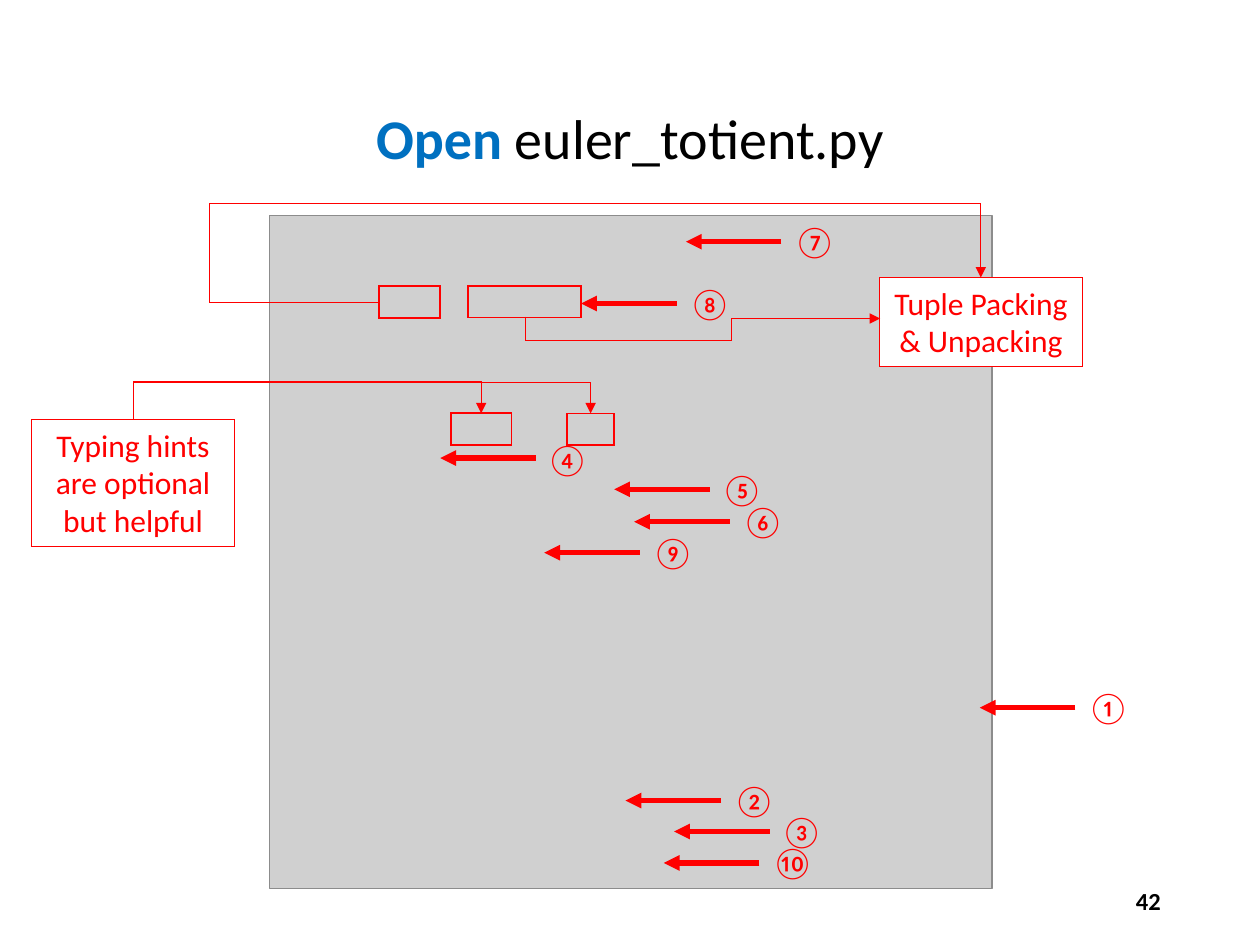
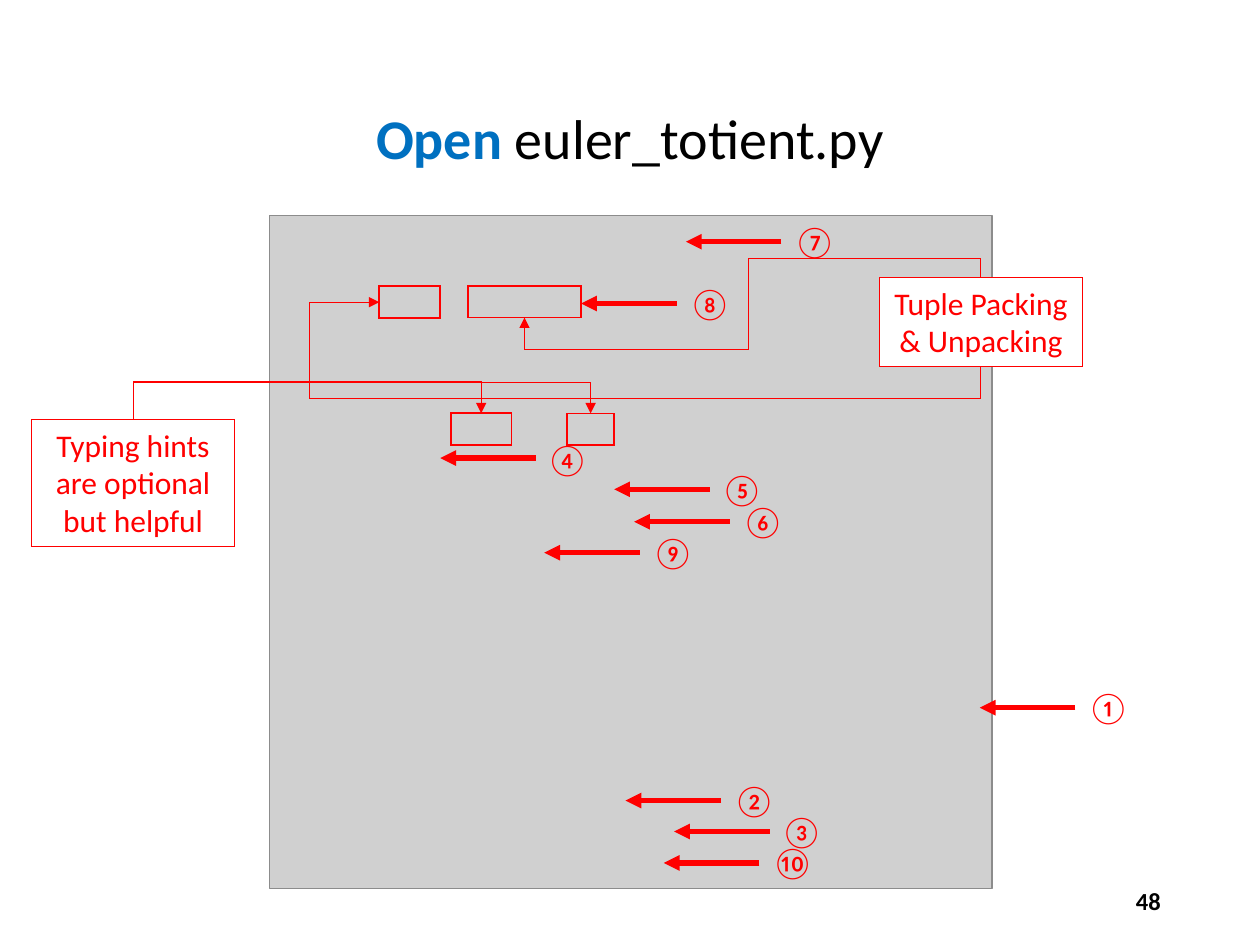
Before and after one commit to noahchampagne/QIS101, a slide deck: slide 48 of slides/Session 03 - Introducing Python/Session 03 - Introducing Python.pptx (slide 42 before the commit). Drawn at 1260x945 pixels with LibreOffice and Linux fonts; fonts in the diff are those of the drawing; grey boxes stand for pictures. Boxes give left, top, right and bottom in pixels: in the first picture for what was removed or moved away, otherwise in the second. Text is boxed around its words. In the diff, an @@ line names an element or a change of style, - is before the commit and + after.

```diff
--- a/slides/Session 03 - Introducing Python/Session 03 - Introducing Python.pptx
+++ b/slides/Session 03 - Introducing Python/Session 03 - Introducing Python.pptx
@@ elbow arrow moved from (525, 316) - (879, 319) to (524, 318) - (982, 277) @@
@@ elbow arrow (524, 318) - (982, 277): arrowheads changed @@
@@ elbow arrow moved from (379, 302) - (982, 277) to (379, 302) - (982, 367) @@
@@ elbow arrow (379, 302) - (982, 367): arrowheads changed @@
@@ page number at box(1136, 893, 1161, 911): text changed @@
-42
+48
```
Also in this commit, not shown: 15 other slides changed, 6 slides added.
